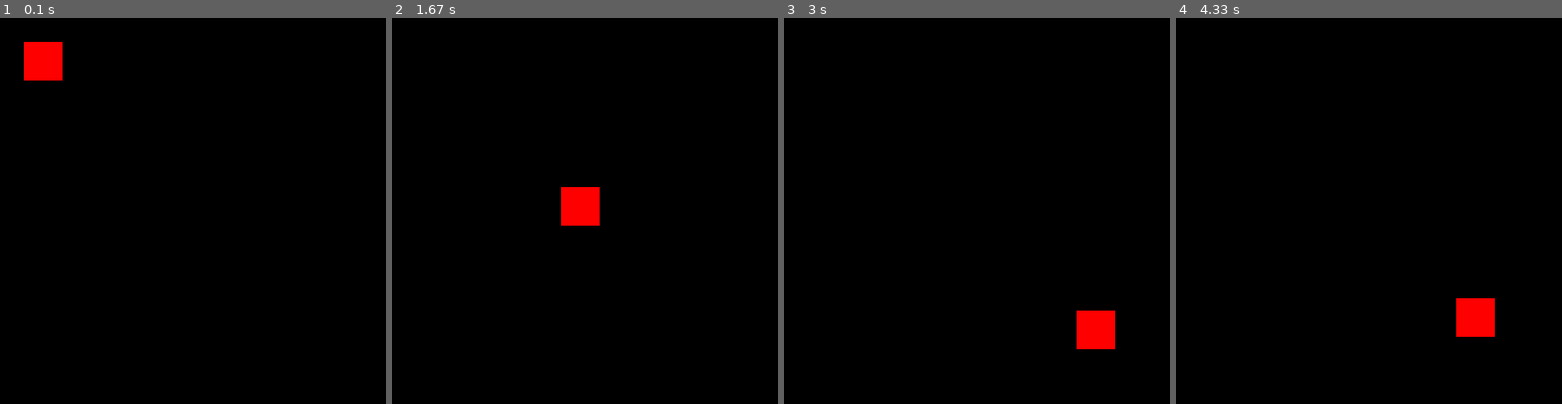
Above: before the commit, frames 1-4 (left to right).
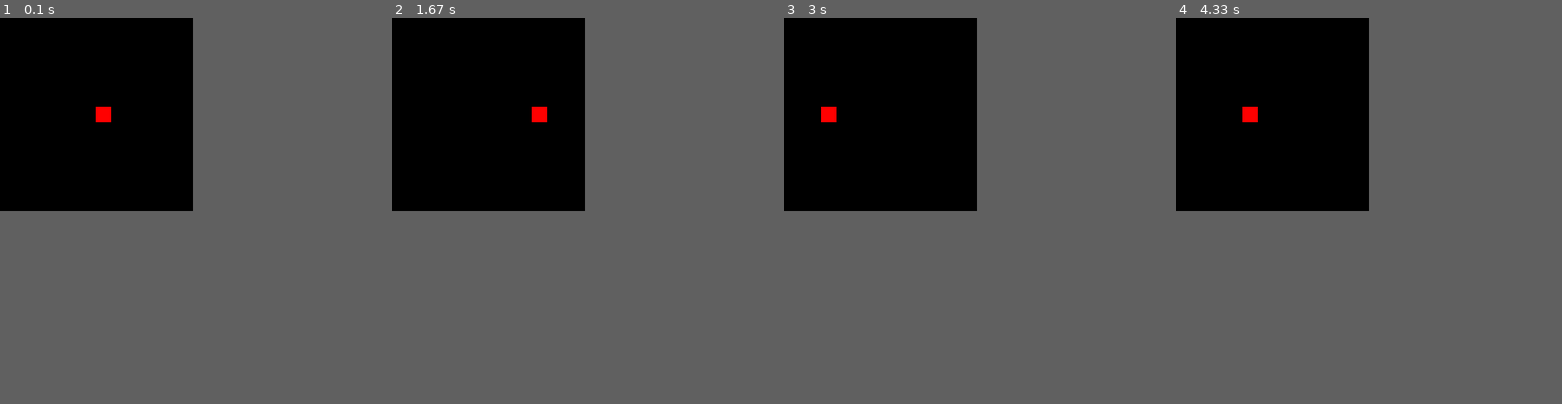
Above: after the commit, the same moments.

Repository: Domroon/pygame-experiments
Game: pygame game, started from myExperiments/experiments.py
Same seed, same stepped clock (60 frames per second), same inputs: the game is played once before the commit and once after it.
Inputs:
- Up to frame 1 (0.1 s): no input
- Up to frame 2 (1.67 s): no input
- Up to frame 3 (3 s): no input
- Up to frame 4 (4.33 s): no input
In our replay, the window is 500x500 before the commit and 250x250 after it. These sizes can differ from the game's own. Grey fills any space a smaller window leaves; there, only what the larger window draws over its background counts as a difference.

The runs differ from the first frame. In frame 1, 1.2% of the frame differs, in the area x 6-29%, y 6-27%; in frame 2, 1.2%; in frame 3, 1.2%; in frame 4, 1.2%.

Commit message:
define screen Borders

Diff:
--- a/myExperiments/experiments.py
+++ b/myExperiments/experiments.py
@@ -1,11 +1,12 @@
 import pygame
+import random
 
 pygame.init()
 
-screenWidth = 500
-screenHeight = 500
+screenWidth = 250
+screenHeight = 250
 
-window = pygame.display.set_mode((500, 500))
+window = pygame.display.set_mode((screenWidth, screenHeight))
 
 pygame.display.set_caption("Snake")
 
@@ -32,22 +33,37 @@
 
 
 def main():
-    startRect = SnakeStartRect(20, 20, 50, 50, (255, 0, 0), 1)
+    # define middle of the rectangle
+    rectWidth = 20
+    rectHeight = 20
+    middleXofRect = (screenWidth-rectWidth)/2
+    middleYofRect = (screenHeight-rectHeight)/2
+
+    # initialize one Rectangle - Object
+    randomStartXvelocity = random.randint(-2, 2)
+    randomStartXvelocity = random.randint(-2, 2)
+    startRect = SnakeStartRect(middleXofRect, middleYofRect, rectWidth, rectHeight, (255, 0, 0), 1)
+
+    # Screen Borders
+    rightScreenBorder = screenWidth - startRect.width
+    leftScreenBorder = 0
+    topScreenBorder = 0
+    bottomScreenBorder = screenHeight - startRect.height
 
     run = True
     while run:
-        clock.tick(250)  # fps = 27
+        clock.tick(100)  # fps = 27
 
         for event in pygame.event.get():
             if event.type == pygame.QUIT:
                 run = False
 
         startRect.x += startRect.velocity
-        startRect.y += startRect.velocity
+        # startRect.y += startRect.velocity
 
-        if startRect.x > (screenWidth - startRect.width) or startRect.y > (screenHeight - startRect.height):
+        if startRect.x > rightScreenBorder or startRect.x == leftScreenBorder:
             startRect.velocity *= -1
-        elif startRect.x == 0 or startRect.y == 0:
+        elif startRect.y == topScreenBorder or startRect.y > bottomScreenBorder:
             startRect.velocity *= -1
 
         redraw(startRect)
